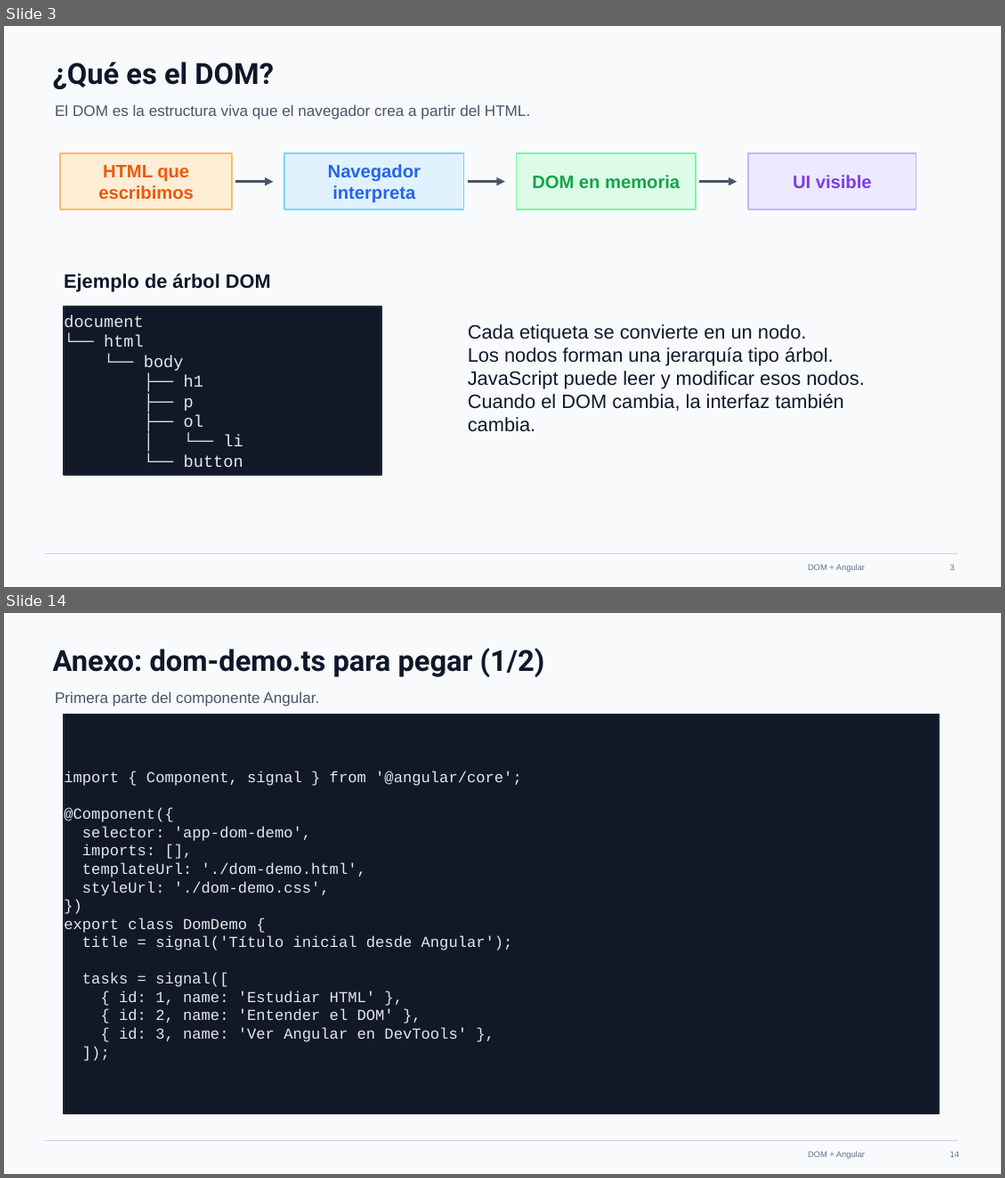
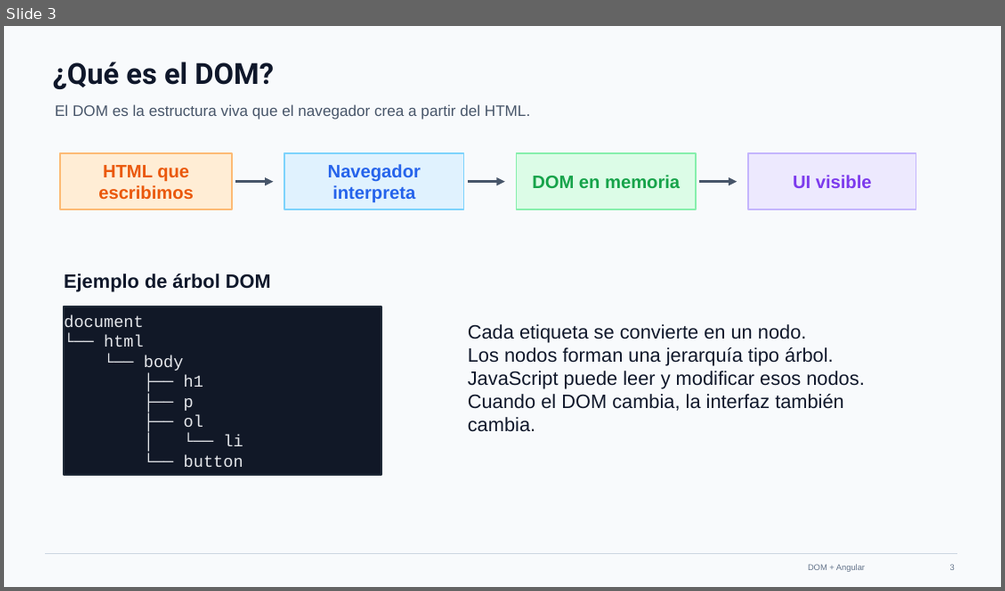
Before and after one commit to bsalinasjala/Bootcamp-FE, a slide deck: web-dom-1/docs/slides/DOM.pptx. Shown one above the other, each under a label of ours: slides 3 and 14 before the commit, slide 3 after it; the slides between them are not shown. The pictures are 1005x1178 and 1005x591 pixels, drawn with LibreOffice and Linux fonts; fonts in the diff are those of the drawing. Boxes give left, top, right and bottom in pixels: in the first picture for what was removed or moved away, otherwise in the second. Text is boxed around its words. In the diff, an @@ line names an element or a change of style, - is before the commit and + after.

```diff
--- a/web-dom-1/docs/slides/DOM.pptx
+++ b/web-dom-1/docs/slides/DOM.pptx
@@ slide 14 removed at (4, 613, 1001, 1174), background #F8FAFC; not listed: 2 template elements that a slide beside it also shows @@
@@ text removed at (53, 648, 545, 677) @@
-Anexo: dom-demo.ts para pegar (1/2)
@@ text removed at (55, 691, 319, 706) @@
-Primera parte del componente Angular.
@@ rectangle removed at (64, 714, 939, 1113) @@
-import { Component, signal } from '@angular/core';
-@Component({
-selector: 'app-dom-demo',
-imports: [],
-templateUrl: './dom-demo.html',
-styleUrl: './dom-demo.css',
-})
-export class DomDemo {
-title = signal('Título inicial desde Angular');
-tasks = signal([
-{ id: 1, name: 'Estudiar HTML' },
-{ id: 2, name: 'Entender el DOM' },
-{ id: 3, name: 'Ver Angular en DevTools' },
-]);
@@ page number removed at (950, 1151, 959, 1157) @@
-14
```
Also in this commit, not shown: 1 slide changed, 13 other slides removed, 1 other file.
